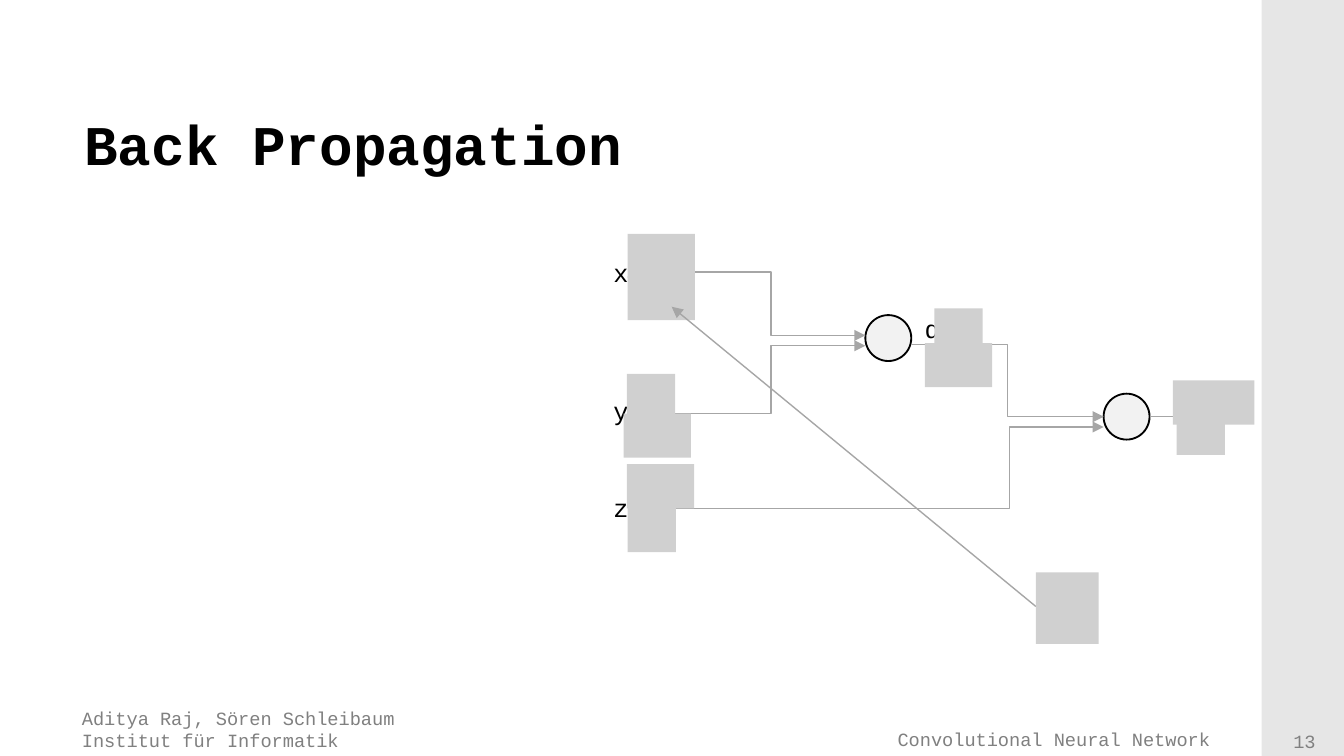
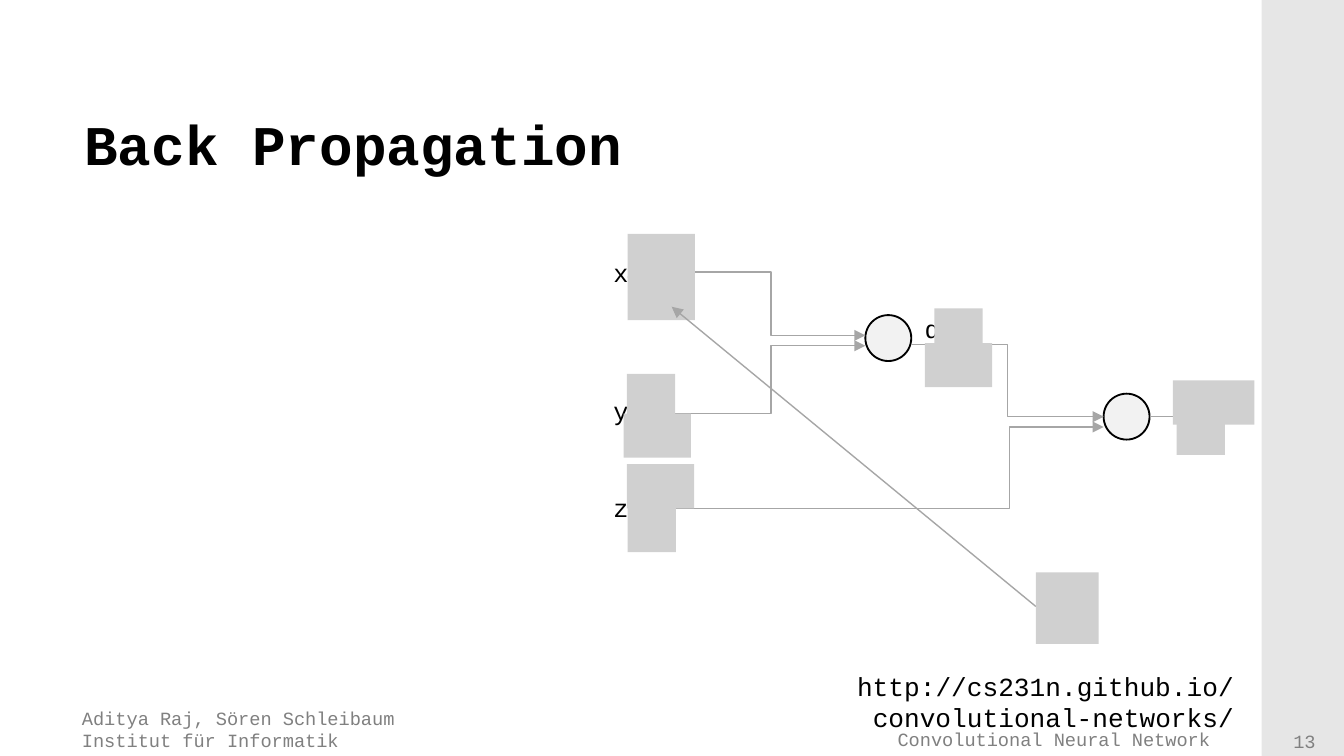
Before and after one commit to adityaraj52/ConvNet, a slide deck: slide 13 of Presentation/Final presentation/Presentation.pptx. Drawn at 1344x756 pixels with LibreOffice and Linux fonts; fonts in the diff are those of the drawing; grey boxes stand for pictures; background and template pictures are left out. Boxes give left, top, right and bottom in pixels: in the first picture for what was removed or moved away, otherwise in the second. Text is boxed around its words. In the diff, an @@ line names an element or a change of style, - is before the commit and + after.

```diff
--- a/Presentation/Final presentation/Presentation.pptx
+++ b/Presentation/Final presentation/Presentation.pptx
@@ text added at (857,678,1234,735), 14 pt, text #000000 @@
+http://cs231n.github.io/convolutional-networks/
```
Also in this commit, not shown: 42 other slides changed, 5 slides added, 1 other file.
